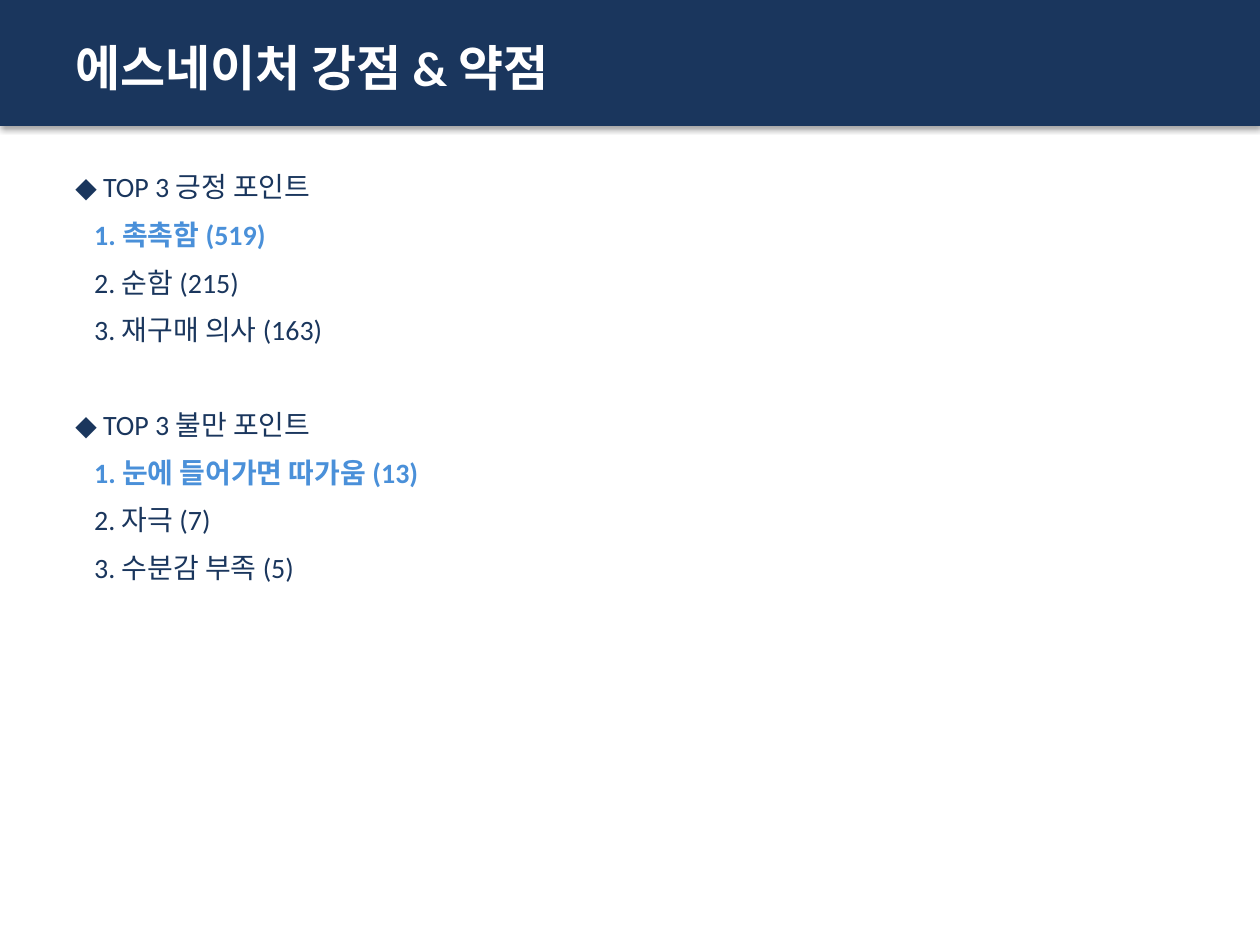
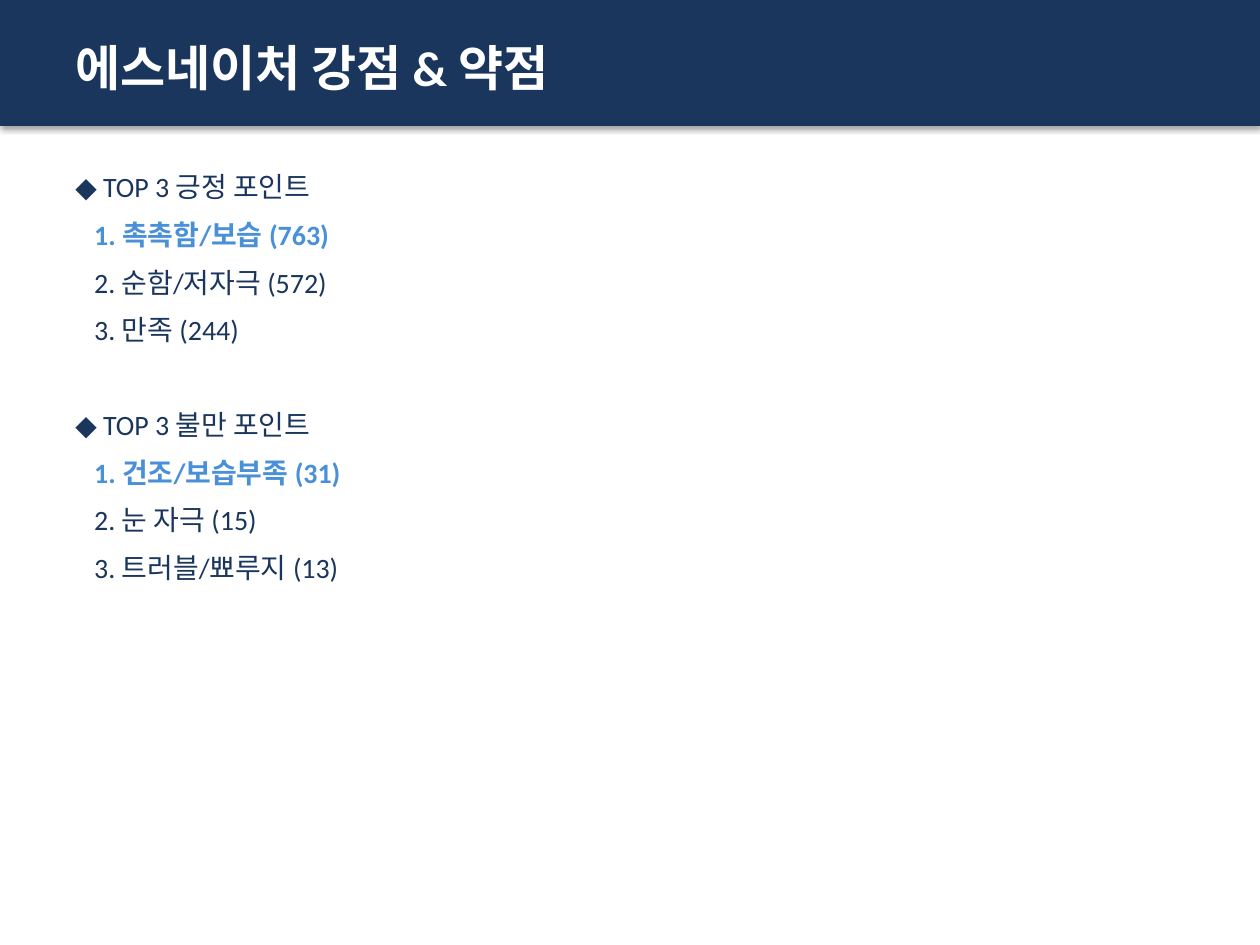
Before and after one commit to leeyoonsun53/review_analysis, a slide deck: slide 11 of output/토너_리뷰분석_리포트.pptx. Drawn at 1260x945 pixels with LibreOffice and Linux fonts; fonts in the diff are those of the drawing. Boxes give left, top, right and bottom in pixels: in the first picture for what was removed or moved away, otherwise in the second. Text is boxed around its words. In the diff, an @@ line names an element or a change of style, - is before the commit and + after.

```diff
--- a/output/토너_리뷰분석_리포트.pptx
+++ b/output/토너_리뷰분석_리포트.pptx
@@ text at (x1=94, y1=221, x2=329, y2=344): text changed @@
-1. 촉촉함 (519)
-2. 순함 (215)
-3. 재구매 의사 (163)
+1. 촉촉함/보습 (763)
+2. 순함/저자극 (572)
+3. 만족 (244)
@@ text at (x1=94, y1=459, x2=341, y2=582): text changed @@
-1. 눈에 들어가면 따가움 (13)
-2. 자극 (7)
-3. 수분감 부족 (5)
+1. 건조/보습부족 (31)
+2. 눈 자극 (15)
+3. 트러블/뾰루지 (13)
```
Also in this commit, not shown: 11 other slides changed, 1 other file.
